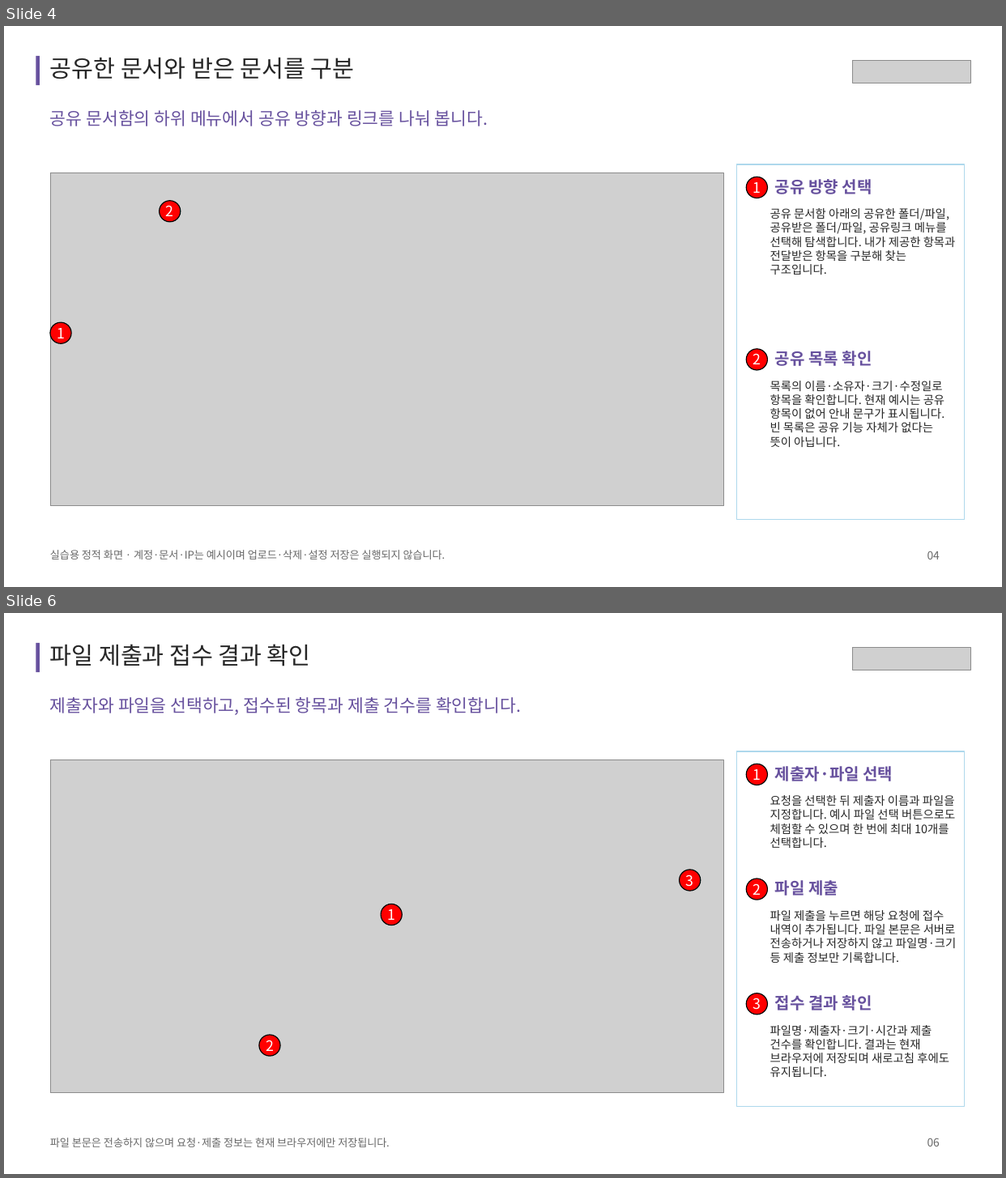
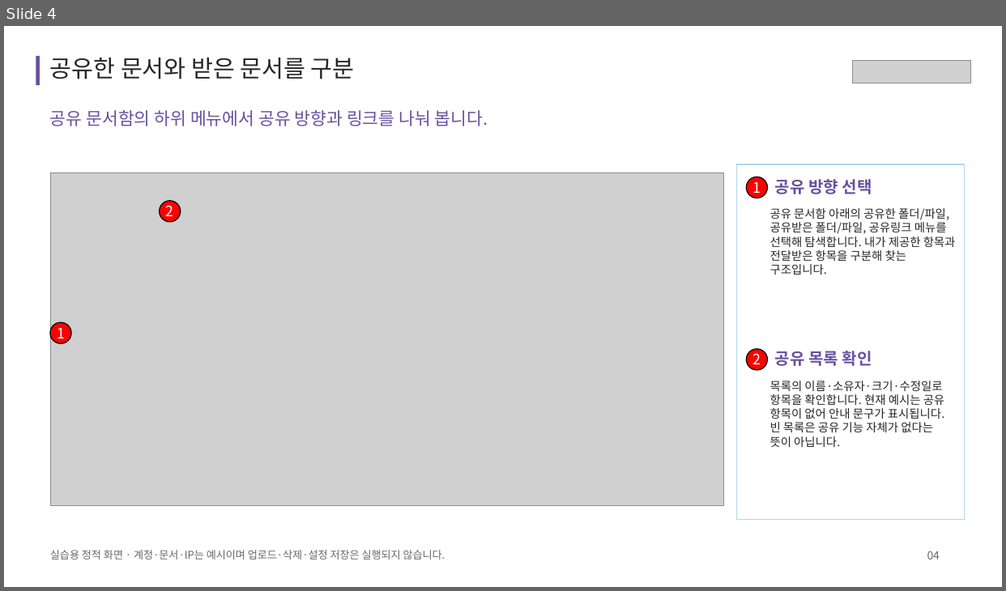
Before and after one commit to acmexii/cloudikehome, a slide deck: docs/cloudike-app-features.pptx. Shown one above the other, each under a label of ours: slides 4 and 6 before the commit, slide 4 after it; the slides between them are not shown. The pictures are 1006x1178 and 1006x591 pixels, drawn with LibreOffice and Linux fonts; fonts in the diff are those of the drawing; grey boxes stand for pictures. Boxes give left, top, right and bottom in pixels: in the first picture for what was removed or moved away, otherwise in the second. Text is boxed around its words. In the diff, an @@ line names an element or a change of style, - is before the commit and + after.

```diff
--- a/docs/cloudike-app-features.pptx
+++ b/docs/cloudike-app-features.pptx
@@ slide 6 removed at (4, 613, 1002, 1174), background #FFFFFF @@
@@ rectangle removed at (36, 643, 40, 672) @@
@@ text removed at (50, 644, 311, 666) @@
-파일 제출과 접수 결과 확인
@@ picture removed at (852, 648, 971, 671) @@
@@ text removed at (50, 697, 521, 715) @@
-제출자와 파일을 선택하고, 접수된 항목과 제출 건수를 확인합니다.
@@ rectangle removed at (737, 752, 964, 1107) @@
@@ picture removed at (50, 760, 723, 1093) @@
@@ ellipse removed at (746, 764, 767, 785) @@
-1
@@ text removed at (775, 766, 893, 781) @@
-제출자·파일 선택
@@ text removed at (770, 795, 955, 848) @@
-요청을 선택한 뒤 제출자 이름과 파일을 지정합니다. 예시 파일 선택 버튼으로도 체험할 수 있으며 한 번에 최대 10개를 선택합니다.
@@ ellipse removed at (680, 870, 701, 891) @@
-3
@@ ellipse removed at (746, 879, 767, 900) @@
-2
@@ ellipse removed at (381, 904, 402, 925) @@
-1
@@ text removed at (775, 880, 838, 896) @@
-파일 제출
@@ text removed at (770, 910, 957, 963) @@
-파일 제출을 누르면 해당 요청에 접수 내역이 추가됩니다. 파일 본문은 서버로 전송하거나 저장하지 않고 파일명·크기 등 제출 정보만 기록합니다.
@@ ellipse removed at (746, 993, 767, 1014) @@
-3
@@ text removed at (775, 995, 872, 1011) @@
-접수 결과 확인
@@ text removed at (770, 1025, 949, 1077) @@
-파일명·제출자·크기·시간과 제출 건수를 확인합니다. 결과는 현재 브라우저에 저장되며 새로고침 후에도 유지됩니다.
@@ ellipse removed at (259, 1035, 280, 1056) @@
-2
@@ text removed at (50, 1138, 390, 1148) @@
-파일 본문은 전송하지 않으며 요청·제출 정보는 현재 브라우저에만 저장됩니다.
@@ text removed at (927, 1138, 940, 1147) @@
-06
```
Also in this commit, not shown: 9 slides changed, 1 other slide removed, 17 other files.
